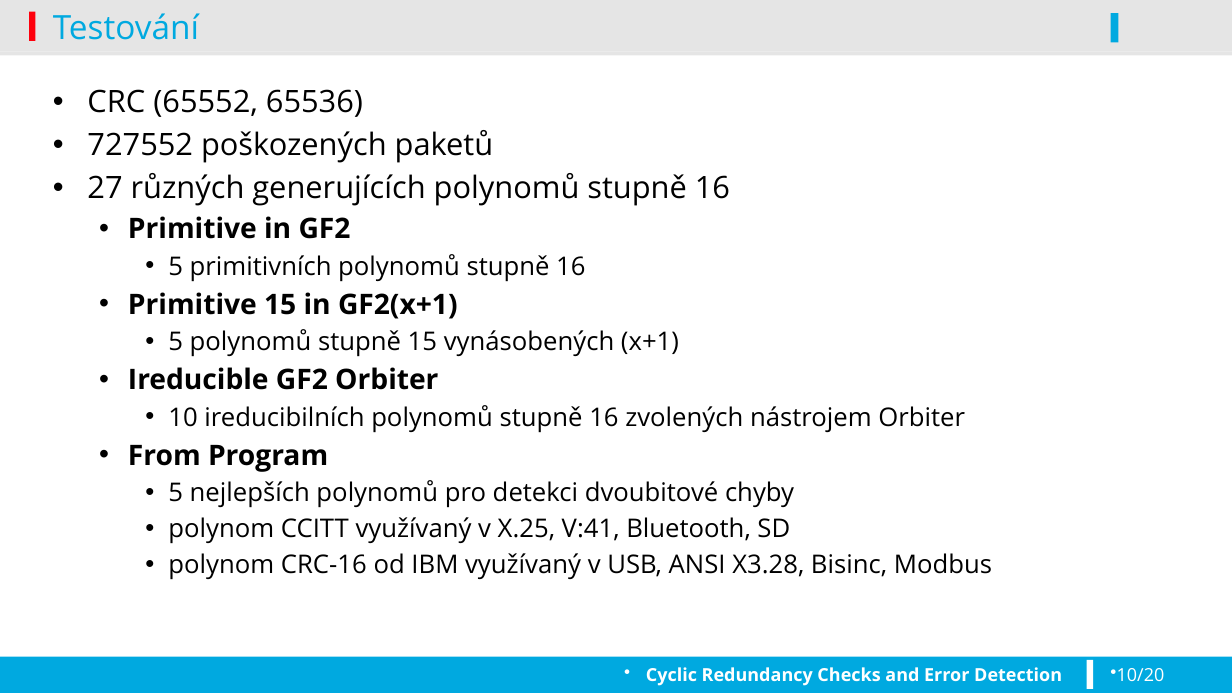
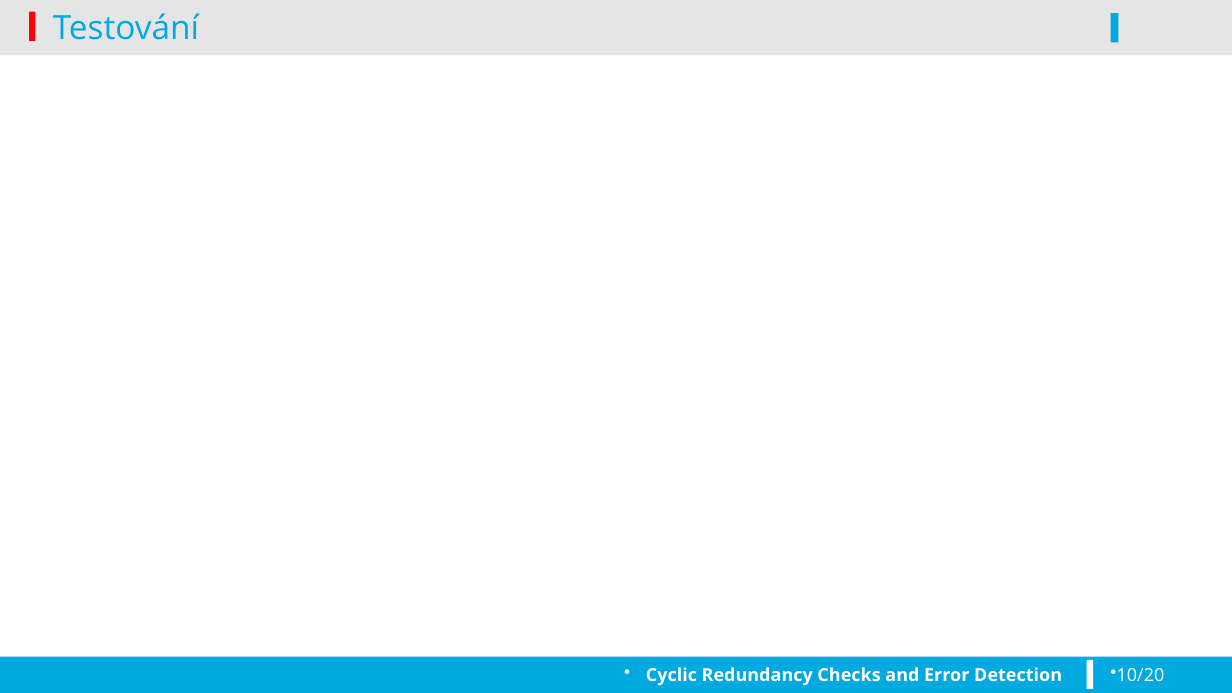
Before and after one commit to koniksedy/VUT-FIT, a slide deck: slide 10 of SPP-prezentace.pptx. Drawn at 1232x693 pixels with LibreOffice and Linux fonts; fonts in the diff are those of the drawing; grey boxes stand for pictures; background and template pictures are left out. Boxes give left, top, right and bottom in pixels: in the first picture for what was removed or moved away, otherwise in the second. Text is boxed around its words. In the diff, an @@ line names an element or a change of style, - is before the commit and + after.

```diff
--- a/SPP-prezentace.pptx
+++ b/SPP-prezentace.pptx
@@ text removed at box(87, 89, 992, 580) @@
-• CRC (65552, 65536)
-• 727552 poškozených paketů
-• 27 různých generujících polynomů stupně 16
-  • Primitive in GF2
-    • 5 primitivních polynomů stupně 16
-  • Primitive 15 in GF2(x+1)
-    • 5 polynomů stupně 15 vynásobených (x+1)
-  • Ireducible GF2 Orbiter
-    • 10 ireducibilních polynomů stupně 16 zvolených nástrojem Orbiter
-  • From Program
-    • 5 nejlepších polynomů pro detekci dvoubitové chyby
-    • polynom CCITT využívaný v X.25, V:41, Bluetooth, SD
-    • polynom CRC-16 od IBM využívaný v USB, ANSI X3.28, Bisinc, Modbus
```
Also in this commit, not shown: 4 other slides changed, 1 other file.
